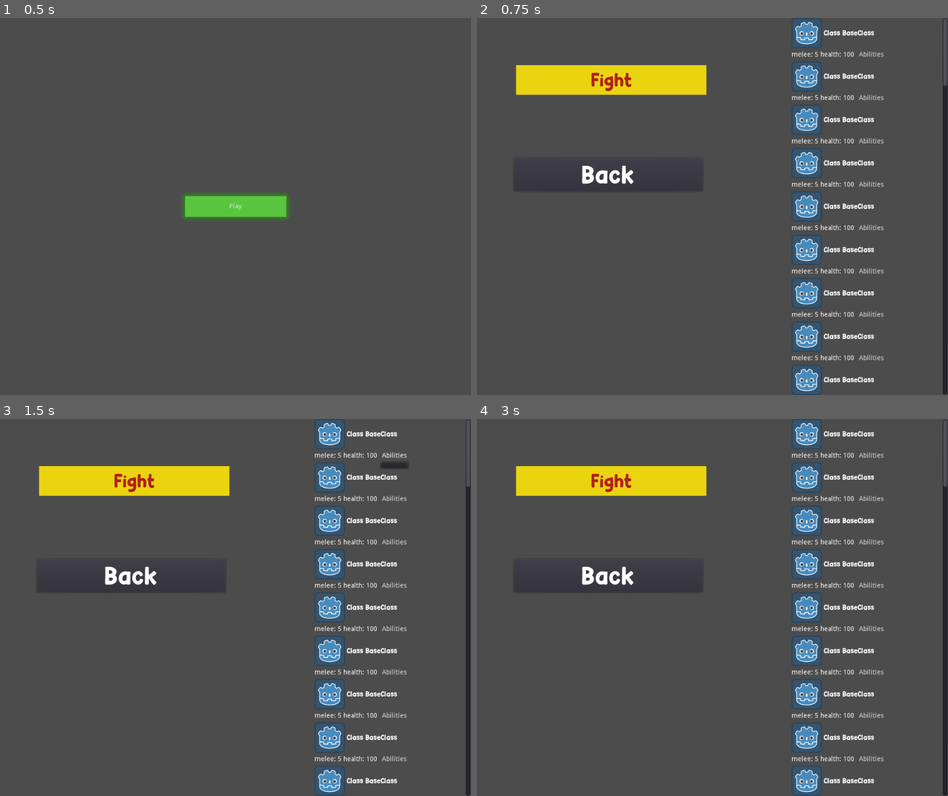
Above: before the commit, frames 1-4 (two rows, left to right).
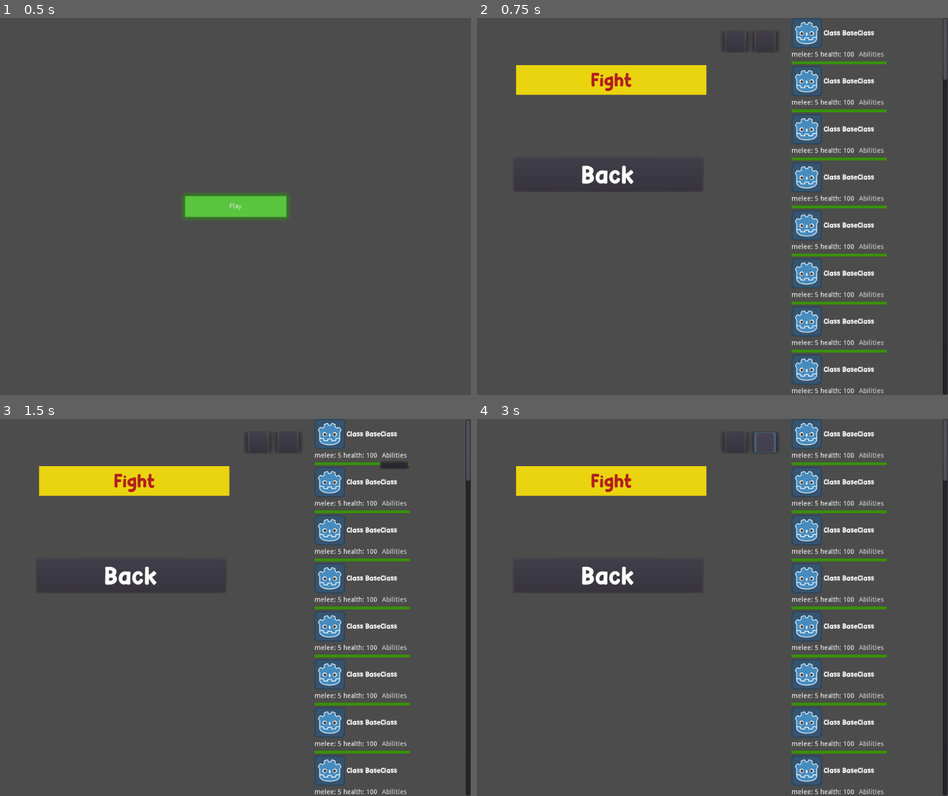
Above: after the commit, the same moments.

Repository: nikifaets/Evolution
Game: Godot game, scene res://Main/Main.tscn
Two runs of this game, one before a commit and one after it. Both use one fixed random seed, a clock stepped at 60 frames per second and the inputs below.
Inputs (mouse positions are in pixels of both pictures, inside the frame that each line leads up to):
- Up to frame 1 (0.5 s): no input
- Up to frame 2 (0.75 s): click "Play" at 0.5 s
- Up to frame 3 (1.5 s): click "Abilities" at 1.25 s
- Up to frame 4 (3 s): click (736, 441) at 2.02 s; click (764, 441) at 2.77 s

Frame 1 is identical in both runs. In frame 2, 7.7% of the frame differs, in the area x 52-100%, y 3-100%; in frame 3, 7.7%; in frame 4, 7.8%.

Commit message:
GUI now allows for switching between different Individuals collections

Diff:
--- a/Main/GameLobby/BackToLobby.tscn
+++ /dev/null
@@ -1,7 +0,0 @@
-[gd_scene format=2]
-
-[node name="BackToLobby" type="Button"]
-anchor_right = 1.0
-anchor_bottom = 1.0
-margin_right = -853.0
-margin_bottom = -756.0
--- a/Main/GameLobby/GameLobby.gd
+++ b/Main/GameLobby/GameLobby.gd
@@ -3,7 +3,6 @@
 var StatsContainer = preload("StatsContainer/StatsContainer.tscn")
 var WorldScene = preload("res://World/World.tscn")
 var GUI = preload("res://Main/GameLobby/LobbyGUI.tscn")
-var ButtonBackToLobby = preload("res://Main/GameLobby/BackToLobby.tscn")
 
 var world
 var epochs = 0
@@ -17,7 +16,7 @@
 
 	for unit in units:
 
-		var meta = unit.find_node("Meta").get_meta_data()
+		var meta = unit.find_node("Meta").get_meta_data().duplicate()
 		units_meta.append(meta)
 
 	$GUI.add_container(units_meta)
@@ -39,9 +38,9 @@
 	var meta = unit.find_node("Meta").get_meta_data()
 	units_post_meta.append(meta)
 
-func set_units_post(units):
+func set_units_post(units_set):
 
-	for meta in units:
+	for meta in units_set:
 
 		units_post_meta.append(meta)
 
--- a/Main/GameLobby/LobbyGUI.gd
+++ b/Main/GameLobby/LobbyGUI.gd
@@ -2,6 +2,7 @@
 
 var StatsContainerRoot = preload("res://Main/GameLobby/StatsContainer/StatsContainerRoot.tscn")
 var stats_containers = []
+var page = 0
 
 func add_container(units_meta):
 
@@ -10,6 +11,30 @@
 	add_child(stats_container)
 	stats_containers.append(stats_container)
 
-	if stats_containers.size() > 1:
+	print(stats_containers.size())
 
-		stats_container.set_visible(false)
+	load_container(page)
+
+func load_container(var idx):
+
+	print("load ", idx)
+	for container in stats_containers:
+
+		container.set_visible(false)
+		container.set_v_scroll(0)
+		container.set_h_scroll(0)
+
+	stats_containers[idx].set_visible(true)
+
+func _on_MoveRight_button_up():
+
+	if page < stats_containers.size()-1:
+		page += 1
+		load_container(page)
+
+
+func _on_MoveLeft_button_up():
+
+	if page > 0:
+		page -= 1
+		load_container(page)
--- a/Main/GameLobby/LobbyGUI.tscn
+++ b/Main/GameLobby/LobbyGUI.tscn
@@ -42,3 +42,21 @@
 custom_fonts/font = SubResource( 5 )
 custom_colors/font_color = Color( 1, 1, 1, 1 )
 text = "Back"
+
+[node name="HBoxContainer" type="HBoxContainer" parent="."]
+margin_left = 524.509
+margin_top = 28.0601
+margin_right = 564.509
+margin_bottom = 68.0601
+rect_scale = Vector2( 3.93972, 1.11512 )
+
+[node name="MoveLeft" type="Button" parent="HBoxContainer"]
+margin_right = 12.0
+margin_bottom = 39.0
+
+[node name="MoveRight" type="Button" parent="HBoxContainer"]
+margin_left = 16.0
+margin_right = 28.0
+margin_bottom = 39.0
+[connection signal="button_up" from="HBoxContainer/MoveLeft" to="." method="_on_MoveLeft_button_up"]
+[connection signal="button_up" from="HBoxContainer/MoveRight" to="." method="_on_MoveRight_button_up"]
--- a/Main/GameLobby/StatsContainer/StatsContainer.gd
+++ b/Main/GameLobby/StatsContainer/StatsContainer.gd
@@ -1,18 +1,27 @@
 extends VBoxContainer
 
-var unit
-var meta
+var Individual = preload("res://Individual/Individual.tscn")
+
 
 
 func fill_containers(meta):
 
 	var class_label = meta.get("class_label")
 
-	$Head/TextureRect.set_image(class_label)
-	$Head/Class.set_text("Class: " + class_label)
+	$VBoxContainer/Head/TextureRect.set_image(class_label)
+	$VBoxContainer/Head/Class.set_text("Class: " + class_label)
 
 	var melee = meta["melee_damage"]
 	var health = meta["health"]
 
-	$Stats/Melee.set_text("melee: " + str(melee))
-	$Stats/Intellect.set_text("health: " + str(health))
+	$VBoxContainer/Stats/Melee.set_text("melee: " + str(melee))
+	$VBoxContainer/Stats/Intellect.set_text("health: " + str(health))
+
+	$VBoxContainer/HealthBar.set_value(health)
+
+func test():
+
+	var unit = Individual.instance()
+	var meta = unit.find_node("Meta").get_meta_data()
+
+	fill_containers(meta)
--- a/Main/GameLobby/StatsContainer/StatsContainer.tscn
+++ b/Main/GameLobby/StatsContainer/StatsContainer.tscn
@@ -10,22 +10,32 @@
 size = 15
 font_data = SubResource( 1 )
 
+[sub_resource type="StyleBoxFlat" id=3]
+bg_color = Color( 0.223529, 0.576471, 0.0352941, 1 )
+
+[sub_resource type="StyleBoxFlat" id=4]
+bg_color = Color( 0.831373, 0.101961, 0.101961, 1 )
+
 [node name="StatsContainer" type="VBoxContainer"]
 margin_right = 105.0
-margin_bottom = 45.0
+margin_bottom = 77.71
 script = ExtResource( 1 )
 
-[node name="Head" type="HBoxContainer" parent="."]
+[node name="VBoxContainer" type="VBoxContainer" parent="."]
+margin_right = 105.0
+margin_bottom = 55.0
+
+[node name="Head" type="HBoxContainer" parent="VBoxContainer"]
 margin_right = 105.0
 margin_bottom = 21.0
 
-[node name="TextureRect" type="TextureRect" parent="Head"]
+[node name="TextureRect" type="TextureRect" parent="VBoxContainer/Head"]
 margin_right = 10.0
 margin_bottom = 21.0
 rect_min_size = Vector2( 10, 10 )
 script = ExtResource( 2 )
 
-[node name="Class" type="Label" parent="Head"]
+[node name="Class" type="Label" parent="VBoxContainer/Head"]
 margin_left = 14.0
 margin_right = 55.0
 margin_bottom = 21.0
@@ -37,27 +47,36 @@
 valign = 1
 max_lines_visible = 0
 
-[node name="Stats" type="HBoxContainer" parent="."]
+[node name="Stats" type="HBoxContainer" parent="VBoxContainer"]
 margin_top = 25.0
 margin_right = 105.0
 margin_bottom = 45.0
 
-[node name="Melee" type="Label" parent="Stats"]
+[node name="Melee" type="Label" parent="VBoxContainer/Stats"]
 margin_top = 3.0
 margin_right = 32.0
 margin_bottom = 17.0
 text = "ehoo"
 align = 1
 
-[node name="Intellect" type="Label" parent="Stats"]
+[node name="Intellect" type="Label" parent="VBoxContainer/Stats"]
 margin_left = 36.0
 margin_top = 3.0
 margin_right = 36.0
 margin_bottom = 17.0
 
-[node name="MenuButton" type="MenuButton" parent="Stats"]
+[node name="MenuButton" type="MenuButton" parent="VBoxContainer/Stats"]
 margin_left = 40.0
 margin_right = 105.0
 margin_bottom = 20.0
 text = "Abilities"
 switch_on_hover = true
+
+[node name="HealthBar" type="ProgressBar" parent="VBoxContainer"]
+margin_top = 49.0
+margin_right = 105.0
+margin_bottom = 55.13
+rect_min_size = Vector2( 0, 6.13 )
+custom_styles/fg = SubResource( 3 )
+custom_styles/bg = SubResource( 4 )
+percent_visible = false
Not shown: 1 places in Main/GameLobby/StatsContainer/StatsContainer.tscn that only renumber resources
